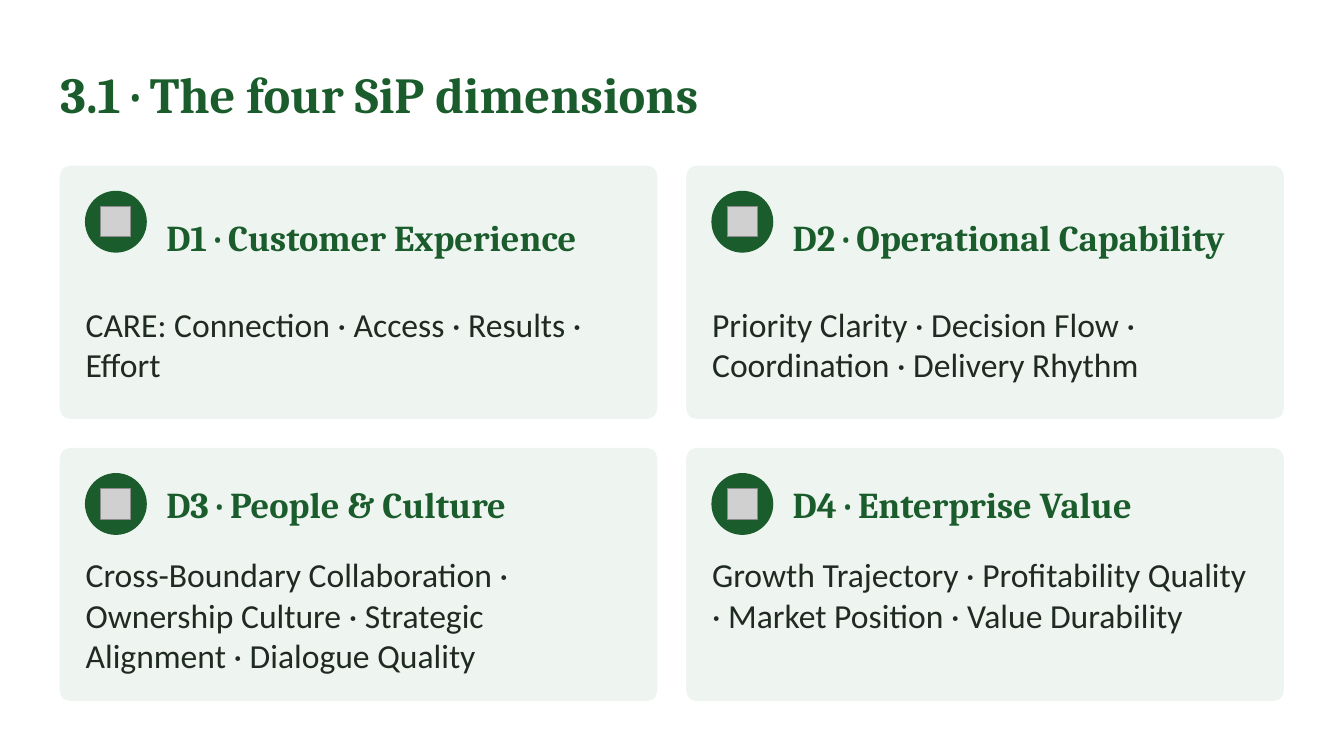
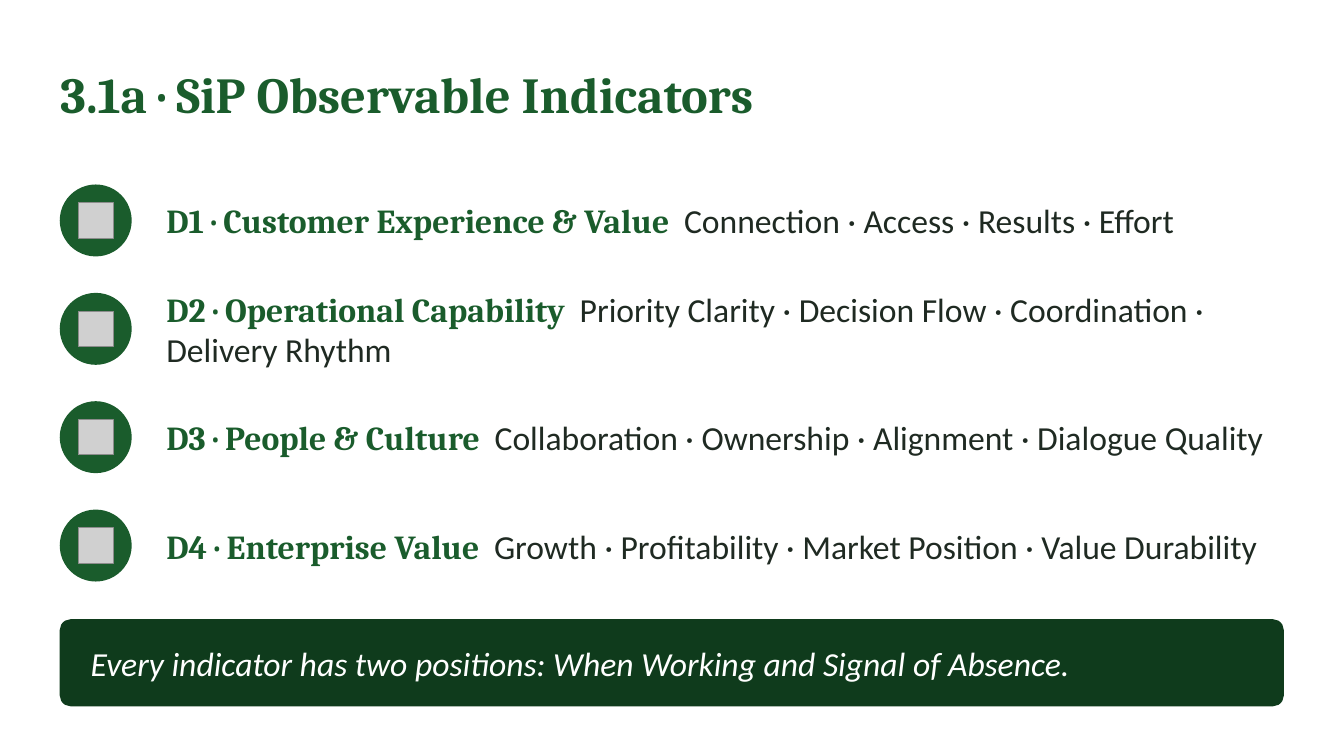
Before and after one commit to IBSL26/ibsl-platform, a slide deck: slide 18 of Unit decks/Unit 02 - Strategy Visioning & Success in Practice (SiP).pptx (slide 16 before the commit). Drawn at 1344x756 pixels with LibreOffice and Linux fonts; fonts in the diff are those of the drawing; grey boxes stand for pictures. Boxes give left, top, right and bottom in pixels: in the first picture for what was removed or moved away, otherwise in the second. Text is boxed around its words. In the diff, an @@ line names an element or a change of style, - is before the commit and + after.

```diff
--- a/Unit decks/Unit 02 - Strategy Visioning & Success in Practice (SiP).pptx
+++ b/Unit decks/Unit 02 - Strategy Visioning & Success in Practice (SiP).pptx
@@ text at bbox=[60, 78, 753, 114]: text changed @@
-3.1 · The four SiP dimensions
+3.1a · SiP Observable Indicators
@@ rounded rectangle removed at bbox=[60, 166, 657, 418] @@
@@ rounded rectangle removed at bbox=[688, 166, 1285, 418] @@
@@ ellipse: place and size @@
-ellipse at bbox=[86, 192, 146, 252]
+ellipse at bbox=[60, 186, 131, 256]
@@ picture: place and size @@
-picture at bbox=[101, 207, 131, 237]
+picture at bbox=[79, 203, 114, 238]
@@ text at bbox=[166, 209, 1174, 240]: text changed; size 26 to 24 pt; font Cambria to Calibri; text colour #1A5C2C to #1F2A22; bold off @@
-D1 · Customer Experience
+D1 · Customer Experience & Value Connection · Access · Results · Effort
@@ text removed at bbox=[793, 225, 1225, 259] @@
-D2 · Operational Capability
@@ ellipse: place and size @@
-ellipse at bbox=[713, 474, 773, 534]
+ellipse at bbox=[60, 293, 131, 364]
@@ text at bbox=[166, 298, 1187, 368]: text changed @@
-Priority Clarity · Decision Flow · Coordination · Delivery Rhythm
+D2 · Operational Capability Priority Clarity · Decision Flow · Coordination · Delivery Rhythm
@@ picture: place and size @@
-picture at bbox=[727, 207, 757, 237]
+picture at bbox=[79, 312, 114, 347]
@@ text removed at bbox=[86, 313, 565, 378] @@
-CARE: Connection · Access · Results · Effort
@@ vertical alignment top to middle in 3 elements at bbox=[166, 298, 1187, 368], bbox=[166, 535, 1257, 566], bbox=[166, 426, 1263, 457] @@
@@ ellipse: place and size @@
-ellipse at bbox=[713, 192, 773, 252]
+ellipse at bbox=[60, 402, 131, 473]
@@ picture: place and size @@
-picture at bbox=[101, 489, 131, 519]
+picture at bbox=[79, 419, 114, 455]
@@ rounded rectangle removed at bbox=[60, 449, 657, 701] @@
@@ text at bbox=[166, 426, 1263, 457]: text changed @@
-Cross-Boundary Collaboration · Ownership Culture · Strategic Alignment · Dialogue Quality
+D3 · People & Culture Collaboration · Ownership · Alignment · Dialogue Quality
@@ rounded rectangle removed at bbox=[688, 449, 1285, 701] @@
@@ text removed at bbox=[166, 492, 505, 526] @@
-D3 · People & Culture
@@ text removed at bbox=[793, 492, 1132, 526] @@
-D4 · Enterprise Value
@@ ellipse: place and size @@
-ellipse at bbox=[86, 474, 146, 534]
+ellipse at bbox=[60, 510, 131, 581]
@@ picture: place and size @@
-picture at bbox=[727, 489, 757, 519]
+picture at bbox=[79, 528, 114, 564]
@@ text at bbox=[166, 535, 1257, 566]: text changed @@
-Growth Trajectory · Profitability Quality · Market Position · Value Durability
+D4 · Enterprise Value Growth · Profitability · Market Position · Value Durability
@@ rounded rectangle added at bbox=[60, 620, 1284, 706], fill #0F3B1C, outline #0F3B1C 1 pt @@
@@ text added at bbox=[91, 652, 1069, 682], 24 pt, text #FFFFFF, italic @@
+Every indicator has two positions: When Working and Signal of Absence.
```
Also in this commit, not shown: 15 other slides changed, 29 slides added, 12 slides removed, 47 other files.
